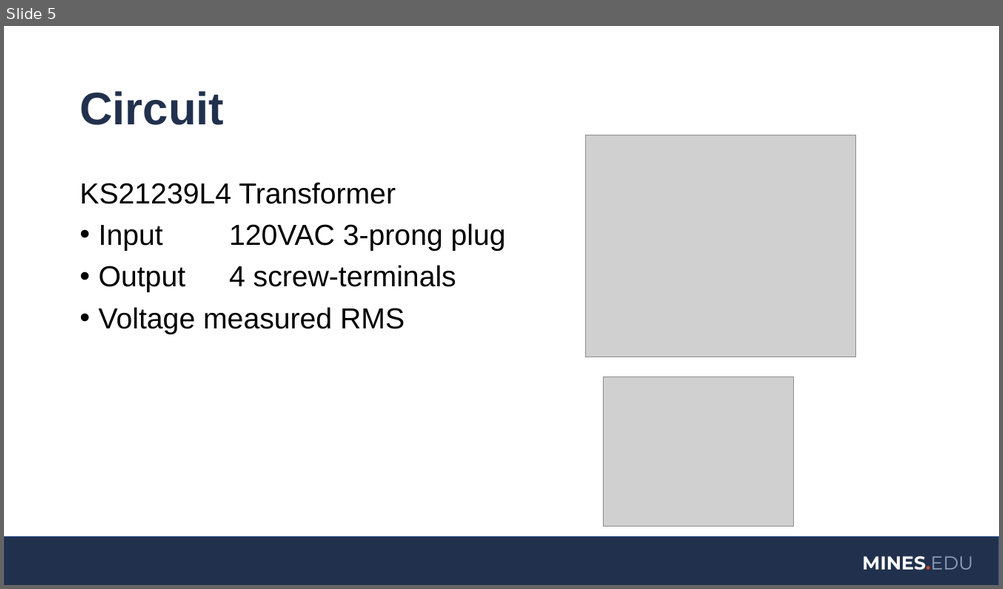
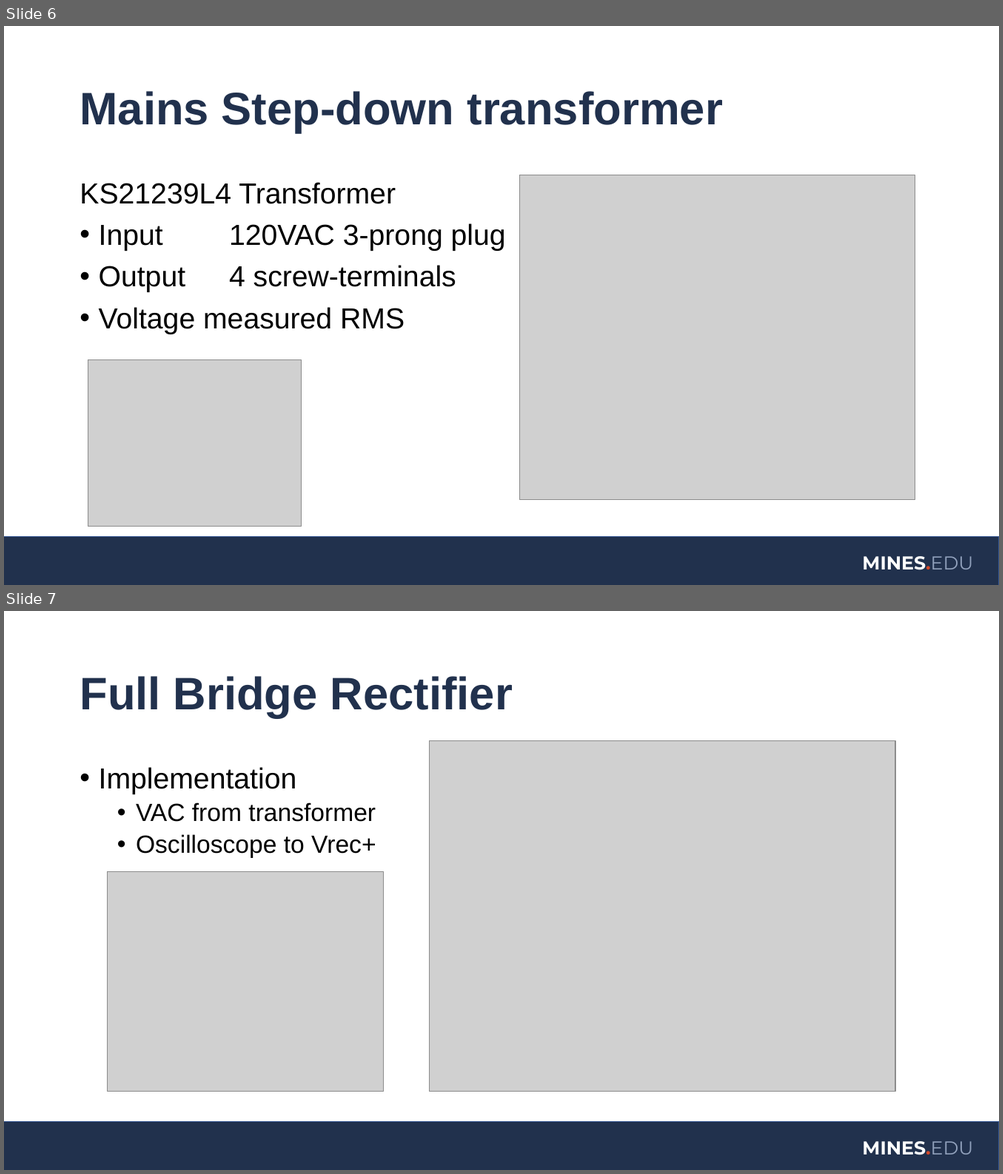
Before and after one commit to coulston/Active-Devices, a slide deck: Labs/lab41 rectifierWithBuck/rectifierWithBuck.pptx. Shown one above the other, each under a label of ours: slide 5 before the commit, slides 6 and 7 after it. The pictures are 1003x589 and 1003x1174 pixels, drawn with LibreOffice and Linux fonts; fonts in the diff are those of the drawing; grey boxes stand for pictures; background and template pictures are left out. Boxes give left, top, right and bottom in pixels: in the first picture for what was removed or moved away, otherwise in the second. Text is boxed around its words. In the diff, an @@ line names an element or a change of style, - is before the commit and + after.

Commit message:
Rectifier/Buck laboratory
Finished the first iteration of the rectifier buck converter laboratory

```diff
--- a/Labs/lab41 rectifierWithBuck/rectifierWithBuck.pptx
+++ b/Labs/lab41 rectifierWithBuck/rectifierWithBuck.pptx
@@ slide 7 added at [4,611,999,1170], background #FFFFFF; not listed: 2 template elements that a slide beside it also shows @@
@@ title added at [79,676,512,718], 44 pt, text #21314D, bold @@
+Full Bridge Rectifier
@@ picture added at [430,741,896,1091] @@
@@ text added at [99,767,375,858], 24 pt, text #000000 @@
+• Implementation
+  • VAC from transformer
+  • Oscilloscope to Vrec+
@@ picture added at [108,872,384,1091] @@
@@ what was slide 5 is now slide 6 @@
@@ slide 6 changed as well @@
@@ title at [79,91,723,133]: text changed @@
-Circuit
+Mains Step-down transformer
@@ picture: place and size @@
-picture at [585,135,855,358]
+picture at [520,175,915,500]
@@ picture: place and size @@
-picture at [603,378,794,527]
+picture at [88,360,301,527]
```
Also in this commit, not shown: 4 other slides changed, 5 other slides added, 3 slides removed, 1 other file.
